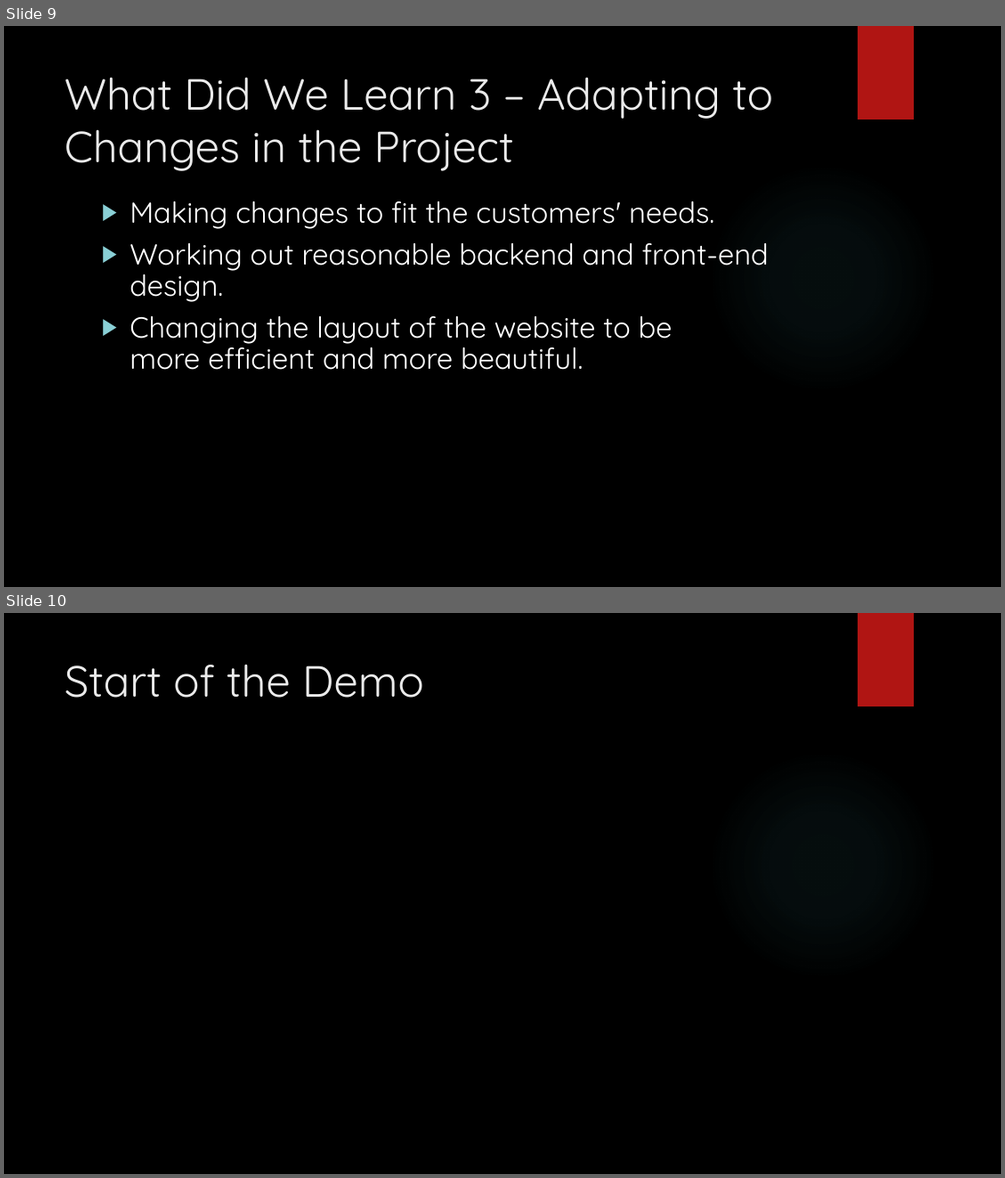
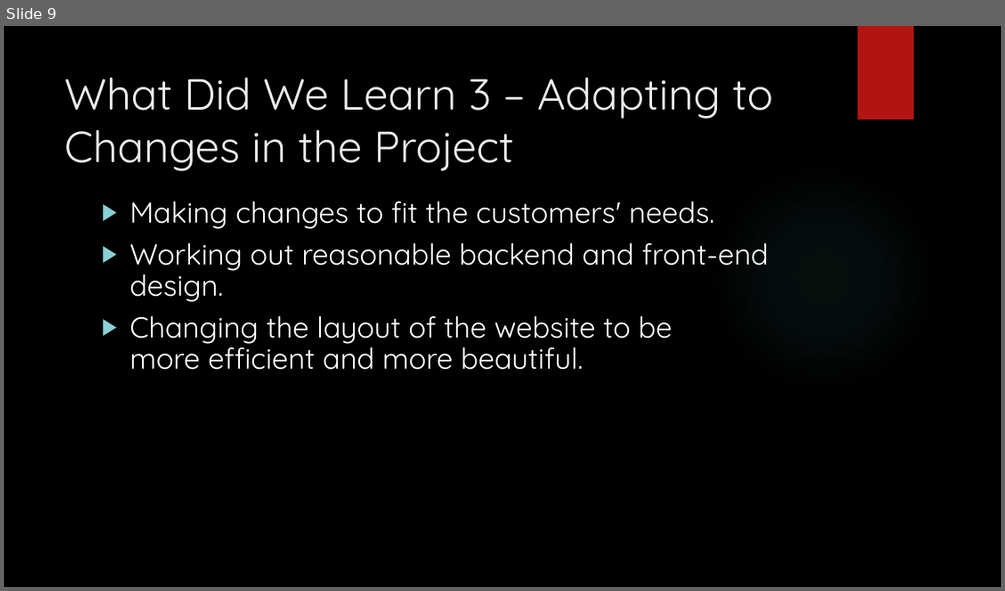
Before and after one commit to 814207579/491_SharkToothSoftware, a slide deck: Archive/CECS491A Presentation.pptx. Shown one above the other, each under a label of ours: slides 9 and 10 before the commit, slide 9 after it. The pictures are 1005x1178 and 1005x591 pixels, drawn with LibreOffice and Linux fonts; fonts in the diff are those of the drawing; background and template pictures are left out. Boxes give left, top, right and bottom in pixels: in the first picture for what was removed or moved away, otherwise in the second. Text is boxed around its words. In the diff, an @@ line names an element or a change of style, - is before the commit and + after.

```diff
--- a/Archive/CECS491A Presentation.pptx
+++ b/Archive/CECS491A Presentation.pptx
@@ slide 10 removed at [4, 613, 1001, 1174], background picture (left out); not listed: 2 template elements that a slide beside it also shows @@
@@ title removed at [65, 664, 424, 698] @@
-Start of the Demo
```
Also in this commit, not shown: 5 slides changed, 1 slide added.
